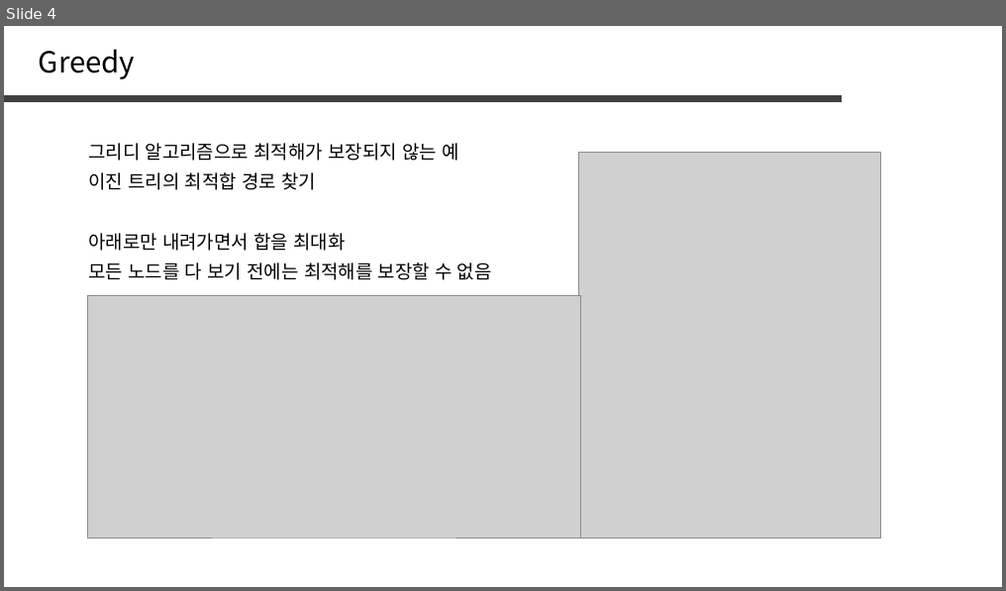
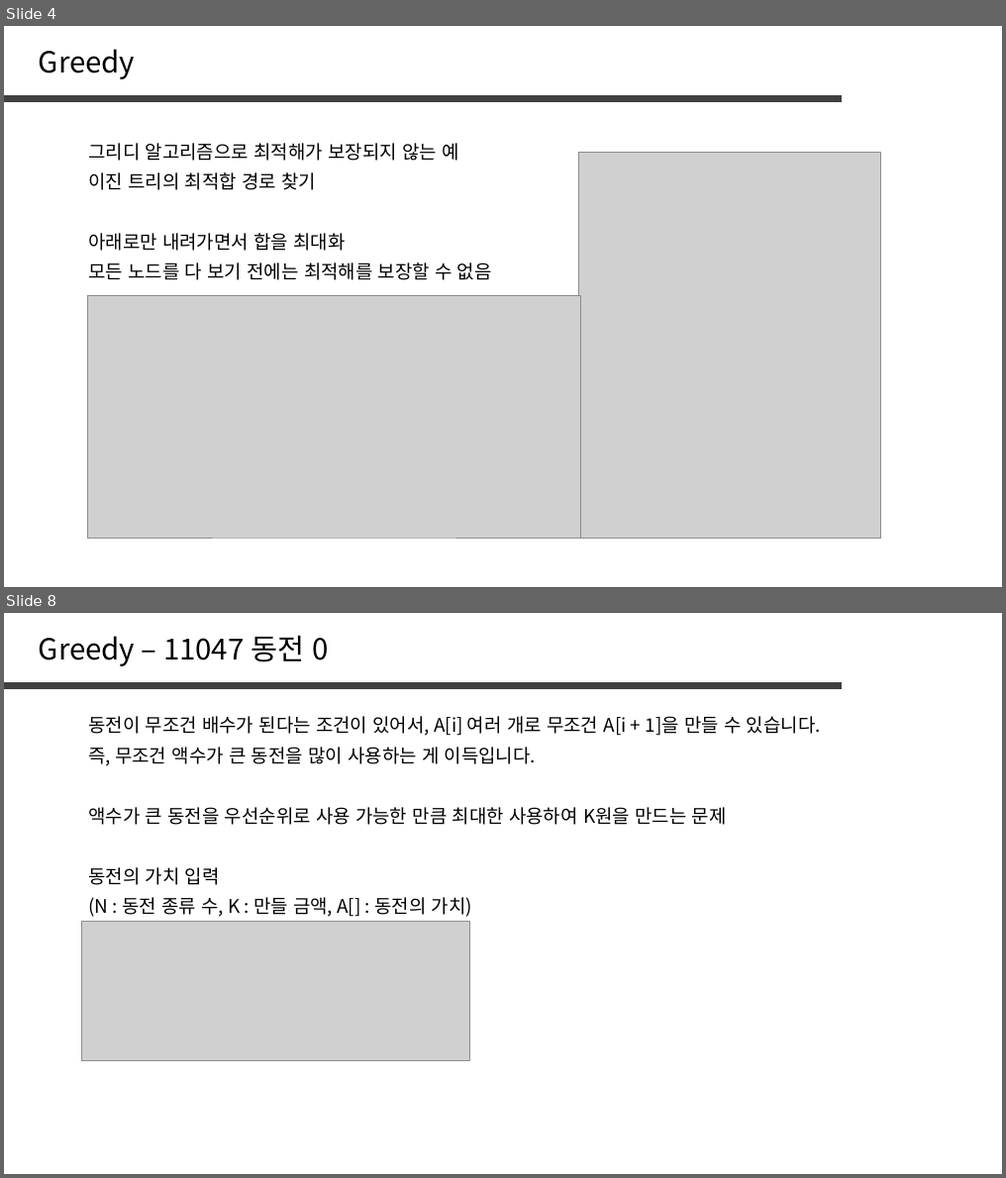
Before and after one commit to jaehoo1/PS-study, a slide deck: study/6_Greedy.pptx. Shown one above the other, each under a label of ours: slide 4 before the commit, slides 4 and 8 after it; the slides between them are not shown. The pictures are 1006x591 and 1006x1178 pixels, drawn with LibreOffice and Linux fonts; fonts in the diff are those of the drawing; grey boxes stand for pictures. Boxes give left, top, right and bottom in pixels: in the first picture for what was removed or moved away, otherwise in the second. Text is boxed around its words. In the diff, an @@ line names an element or a change of style, - is before the commit and + after.

```diff
--- a/study/6_Greedy.pptx
+++ b/study/6_Greedy.pptx
@@ slide 8 added at [4, 613, 1002, 1174], background #FFFFFF @@
@@ text added at [39, 635, 328, 666], 28 pt, text #000000 @@
+Greedy – 11047 동전 0
@@ line added from (4, 685) to (843, 685), #404040 6 pt @@
@@ text added at [88, 716, 821, 736], 18 pt, text #000000 @@
+동전이 무조건 배수가 된다는 조건이 있어서, A[i] 여러 개로 무조건 A[i + 1]을 만들 수 있습니다.
@@ text added at [88, 747, 536, 766], 18 pt, text #000000 @@
+즉, 무조건 액수가 큰 동전을 많이 사용하는 게 이득입니다.
@@ text added at [88, 807, 727, 825], 18 pt, text #000000 @@
+액수가 큰 동전을 우선순위로 사용 가능한 만큼 최대한 사용하여 K원을 만드는 문제
@@ text added at [88, 867, 220, 885], 18 pt, text #000000 @@
+동전의 가치 입력
@@ text added at [88, 897, 472, 917], 18 pt, text #000000 @@
+(N : 동전 종류 수, K : 만들 금액, A[] : 동전의 가치)
@@ picture added at [81, 922, 469, 1061] @@
```
Also in this commit, not shown: 3 slides changed, 9 other slides added, 11 slides removed.
